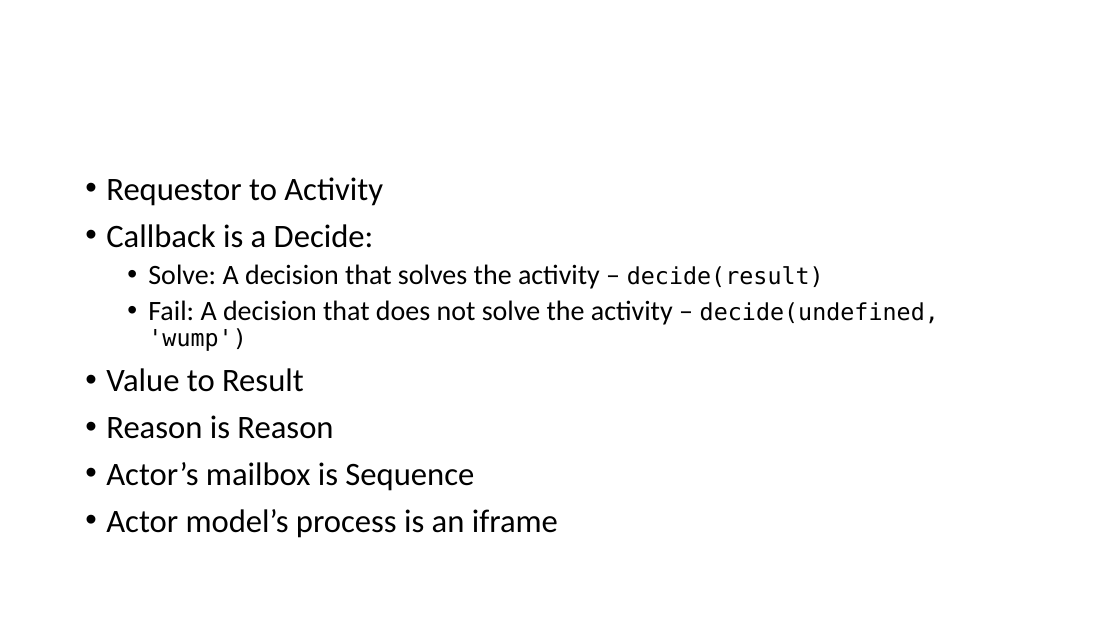
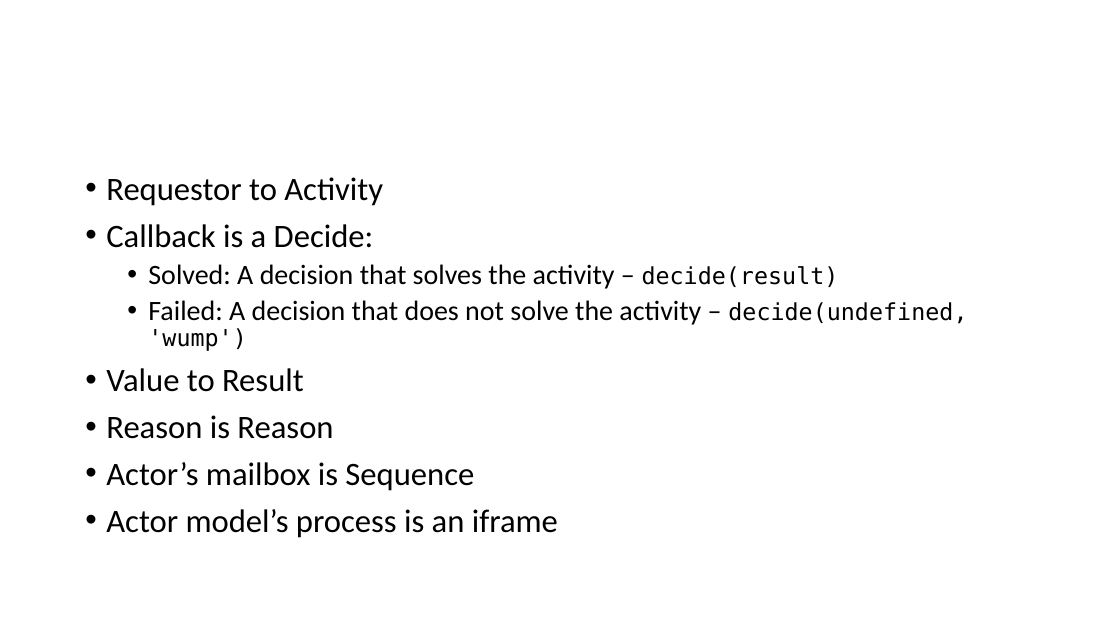
Before and after one commit to caqu/dynamic-sequence, a slide deck: slide 3 of public/documentation/sources/Hum.pptx. Drawn at 1120x630 pixels with LibreOffice and Linux fonts; fonts in the diff are those of the drawing. Boxes give left, top, right and bottom in pixels: in the first picture for what was removed or moved away, otherwise in the second. Text is boxed around its words. In the diff, an @@ line names an element or a change of style, - is before the commit and + after.

```diff
--- a/public/documentation/sources/Hum.pptx
+++ b/public/documentation/sources/Hum.pptx
@@ text at (x1=148, y1=264, x2=967, y2=351): text changed @@
-  • Solve: A decision that solves the activity – decide(result)
-  • Fail: A decision that does not solve the activity – decide(undefined, 'wump')
+  • Solved: A decision that solves the activity – decide(result)
+  • Failed: A decision that does not solve the activity – decide(undefined, 'wump')
```
Also in this commit, not shown: 1 slide added, 1 slide removed, 28 other files.
